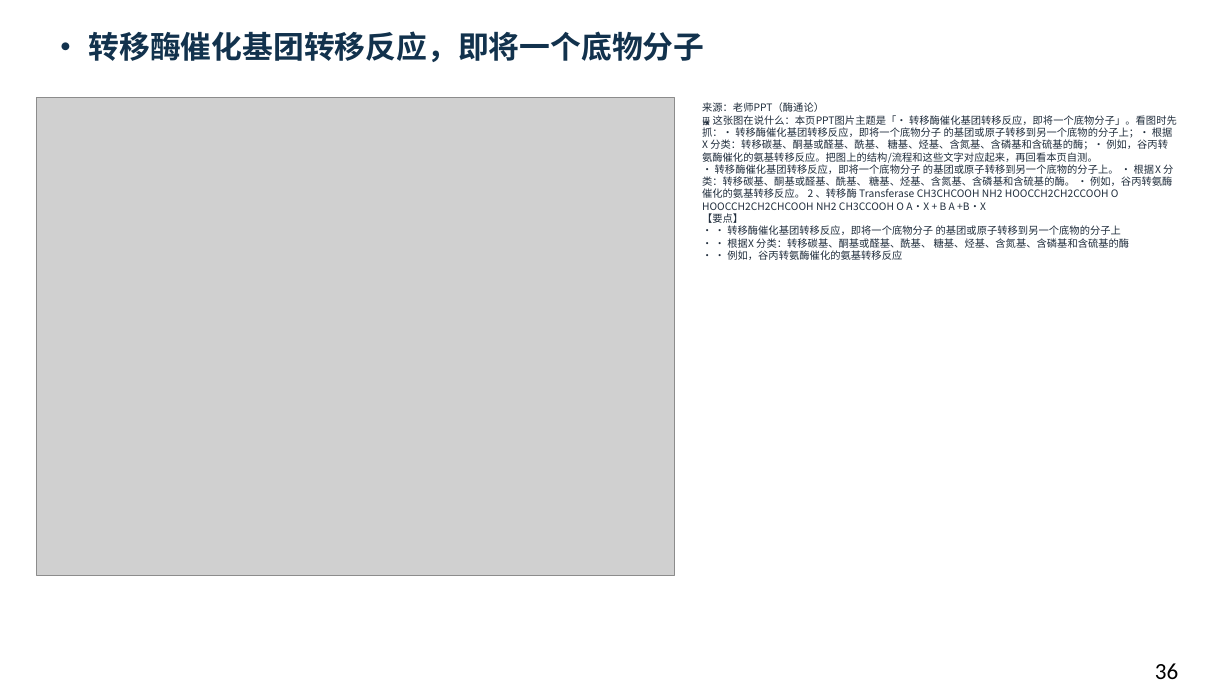
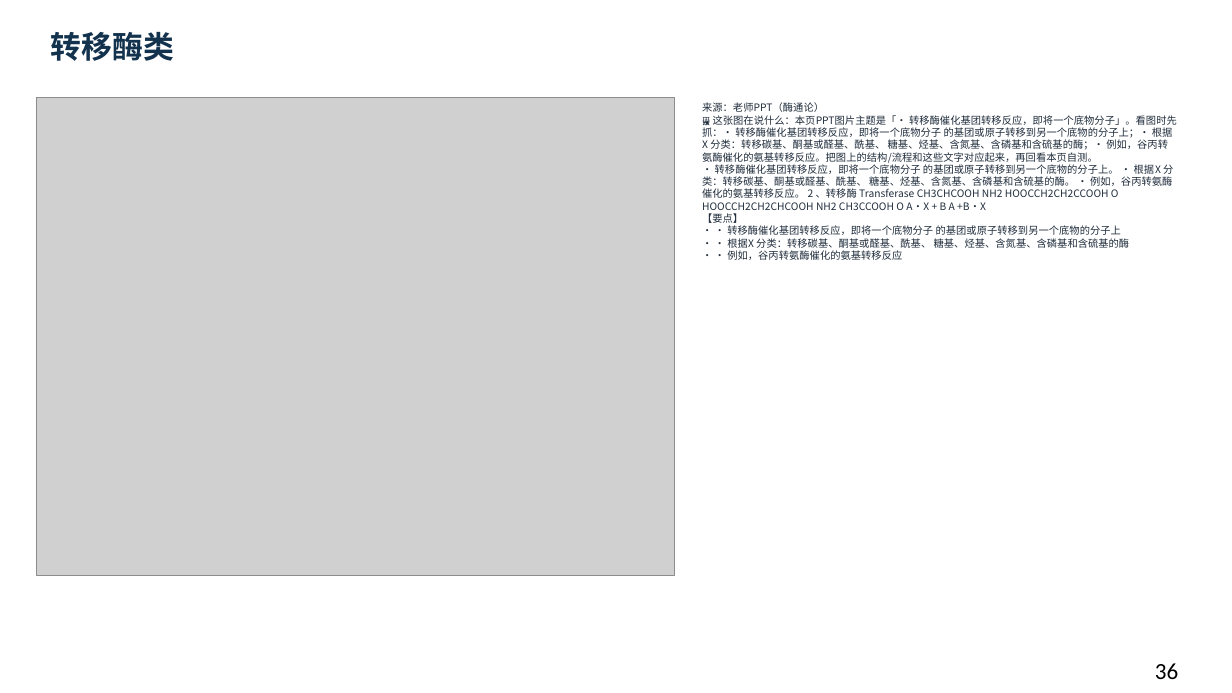
Before and after one commit to newkan-li/Biochemistry, a slide deck: slide 36 of downloads/bc06-ai-style.pptx. Drawn at 1232x693 pixels with LibreOffice and Linux fonts; fonts in the diff are those of the drawing; grey boxes stand for pictures. Boxes give left, top, right and bottom in pixels: in the first picture for what was removed or moved away, otherwise in the second. Text is boxed around its words. In the diff, an @@ line names an element or a change of style, - is before the commit and + after.

```diff
--- a/downloads/bc06-ai-style.pptx
+++ b/downloads/bc06-ai-style.pptx
@@ text at bbox=[51, 32, 174, 61]: text changed @@
-• 转移酶催化基团转移反应，即将一个底物分子
+转移酶类
```
Also in this commit, not shown: 11 other slides changed, 6 slides added, 6 other files.
